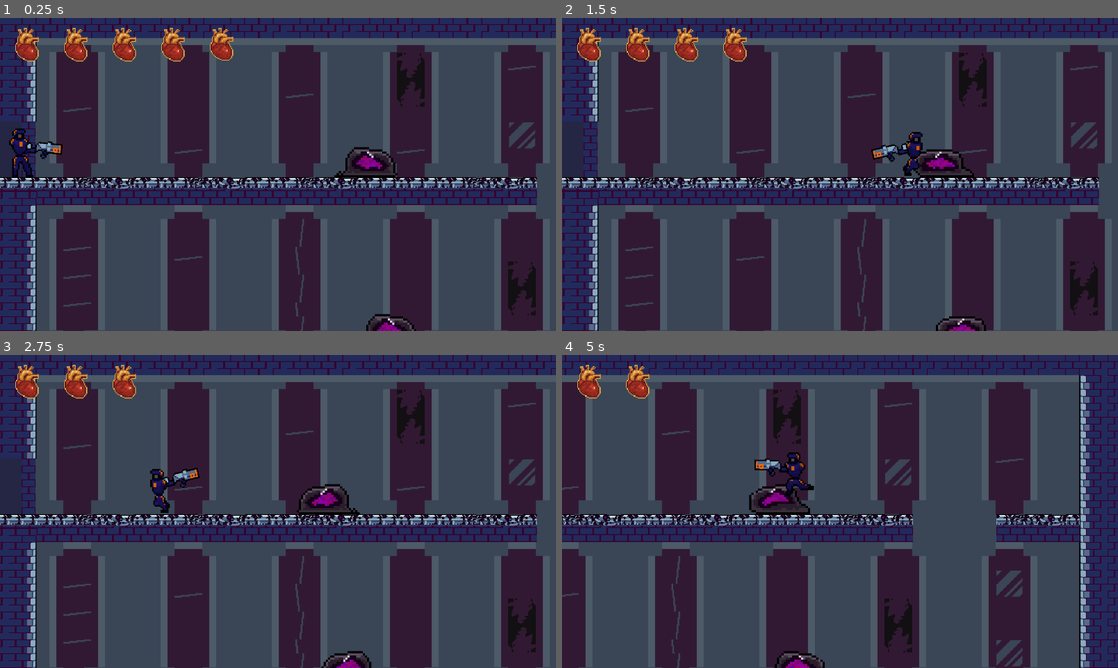
Above: before the commit, frames 1-4 (two rows, left to right).
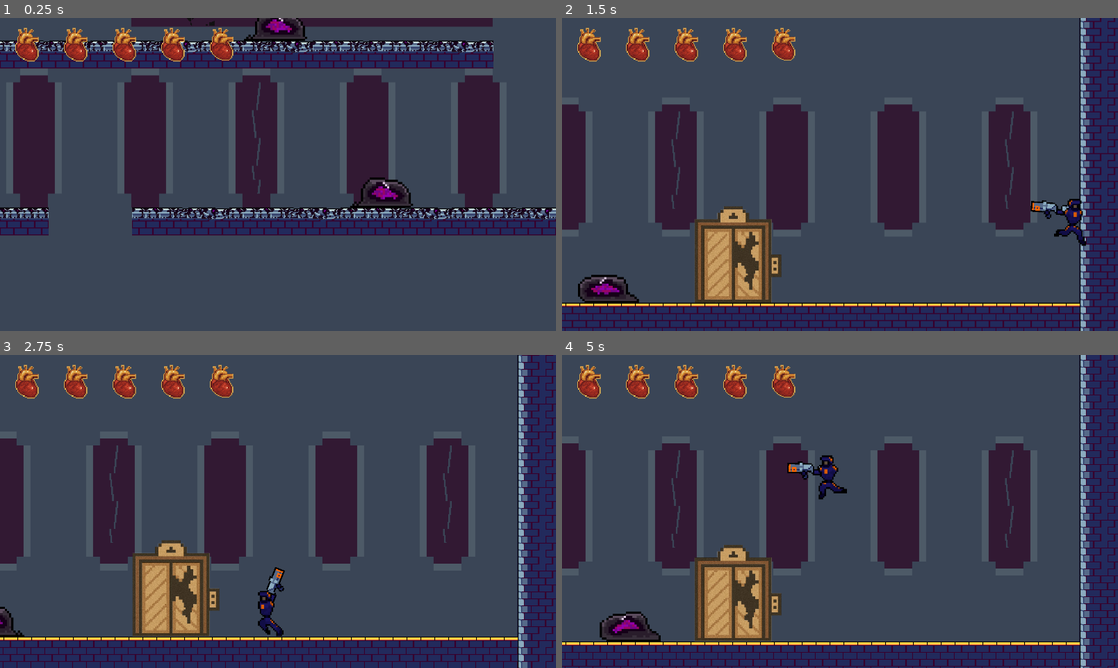
Above: after the commit, the same moments.

Repository: Shynkos/Senior-Design-Project
Game: Godot game, scene res://scenes/Levels/2ndBuildingRoom.tscn
Two runs of this game, one before a commit and one after it. Both use one fixed random seed, a clock stepped at 60 frames per second and the inputs below. This scene is started directly instead of the project's main scene.
Inputs (mouse positions are in pixels of both pictures, inside the frame that each line leads up to):
- Up to frame 1 (0.25 s): no input
- Up to frame 2 (1.5 s): tap Enter at 0.5 s; move the mouse to (962, 158) at 0.52 s; hold D (Move right) from 0.53 s (still down); click (962, 158) at 0.6 s; tap Space (Jump) at 0.77 s; move the mouse to (728, 190) at 1.27 s; tap E (Interact) at 1.35 s
- Up to frame 3 (2.75 s): tap Space (Jump) at 1.52 s; move the mouse to (333, 442) at 2.02 s; release D (Move right) at 2.03 s; hold A (Move left) from 2.03 s (still down); click (333, 442) at 2.1 s
- Up to frame 4 (5 s): move the mouse to (812, 574) at 2.77 s; release A (Move left) at 2.78 s; hold D (Move right) 2.78-4.28 s; tap E (Interact) at 2.85, 4.35 s; tap Space (Jump) at 3.02, 3.77, 4.52 s; move the mouse to (1006, 558) at 3.52 s; click (1006, 558) at 3.6 s; move the mouse to (673, 464) at 4.27 s; hold A (Move left) from 4.28 s (still down)

The runs differ from the first frame. In frame 1, 65% of the frame differs, in the area x 0-100%, y 0-100%; in frame 2, 63%; in frame 3, 64%; in frame 4, 45%.

Commit message:
audio fix

Diff:
--- a/scenes/Levels/2ndBuildingRoom.tscn
+++ b/scenes/Levels/2ndBuildingRoom.tscn
@@ -25,6 +25,7 @@
 [ext_resource type="Texture2D" uid="uid://ct8xipjn47pta" path="res://textures/BuildingTextures/Elevator.png" id="23_2guld"]
 [ext_resource type="PackedScene" uid="uid://bnsiyl4trx0gv" path="res://scenes/Components/interactive_door_area_2d.tscn" id="24_h2nlv"]
 [ext_resource type="PackedScene" uid="uid://cj5fq7otlfpul" path="res://scenes/Components/ground_enemy.tscn" id="25_h2nlv"]
+[ext_resource type="AudioStream" uid="uid://d1cxkfrtmps2n" path="res://addons/Sound/old city theme.ogg" id="26_jmjc2"]
 
 [sub_resource type="TileSetAtlasSource" id="TileSetAtlasSource_fl0jq"]
 texture = ExtResource("2_qkvcp")
@@ -1494,7 +1495,7 @@
 
 [node name="Player" parent="." instance=ExtResource("20_qkvcp")]
 visibility_layer = 3
-position = Vector2(79, -1024)
+position = Vector2(614.99994, -171.00006)
 scale = Vector2(0.4327524, 0.4327524)
 collision_mask = 5
 
@@ -1532,3 +1533,7 @@
 [node name="GroundEnemy5" parent="Node" instance=ExtResource("25_h2nlv")]
 position = Vector2(295, -67)
 walking_distance = 50
+
+[node name="Music" type="AudioStreamPlayer2D" parent="."]
+stream = ExtResource("26_jmjc2")
+autoplay = true
--- a/scenes/Levels/RoomTut.tscn
+++ b/scenes/Levels/RoomTut.tscn
@@ -13,6 +13,7 @@
 [ext_resource type="Texture2D" uid="uid://dlvi85niyfv5" path="res://textures/graffiti-shoot_scaled_6x.png" id="9_pyvot"]
 [ext_resource type="Texture2D" uid="uid://ccfpnnca1qbck" path="res://textures/graffiti-jump_scaled_6x.png" id="10_hvrc8"]
 [ext_resource type="PackedScene" uid="uid://bjn3fcosvp4qc" path="res://scenes/Components/door_area_2d.tscn" id="13_delrd"]
+[ext_resource type="AudioStream" uid="uid://d1cxkfrtmps2n" path="res://addons/Sound/old city theme.ogg" id="14_pyvot"]
 
 [sub_resource type="TileSetAtlasSource" id="TileSetAtlasSource_qxoeh"]
 texture = ExtResource("1_g628i")
@@ -2193,3 +2194,5 @@
 shape = SubResource("RectangleShape2D_pyvot")
 
 [node name="Music" type="AudioStreamPlayer2D" parent="."]
+stream = ExtResource("14_pyvot")
+autoplay = true
--- a/scenes/Levels/RoomTwo.tscn
+++ b/scenes/Levels/RoomTwo.tscn
@@ -18,6 +18,7 @@
 [ext_resource type="Script" uid="uid://bk1fe0lmeejyy" path="res://scenes/Components/camera_2d.gd" id="12_7jivy"]
 [ext_resource type="Texture2D" uid="uid://cr31j3g81hyx0" path="res://textures/graffiti-e_scaled_6x.png" id="17_87ybm"]
 [ext_resource type="PackedScene" uid="uid://bjn3fcosvp4qc" path="res://scenes/Components/door_area_2d.tscn" id="17_ap2h7"]
+[ext_resource type="AudioStream" uid="uid://d1cxkfrtmps2n" path="res://addons/Sound/old city theme.ogg" id="19_wpdr0"]
 
 [sub_resource type="TileSetAtlasSource" id="TileSetAtlasSource_wpdr0"]
 texture = ExtResource("3_g51ub")
@@ -1601,6 +1602,8 @@
 shape = SubResource("RectangleShape2D_87ybm")
 
 [node name="Music" type="AudioStreamPlayer2D" parent="."]
+stream = ExtResource("19_wpdr0")
+autoplay = true
 
 [editable path="ButtonPuzzle/PurpleSwitch"]
 [editable path="ButtonPuzzle/BlueSwitch"]
--- a/scenes/Levels/StairRoom.tscn
+++ b/scenes/Levels/StairRoom.tscn
@@ -22,6 +22,7 @@
 [ext_resource type="PackedScene" uid="uid://bjn3fcosvp4qc" path="res://scenes/Components/door_area_2d.tscn" id="22_j4vua"]
 [ext_resource type="PackedScene" uid="uid://cj5fq7otlfpul" path="res://scenes/Components/ground_enemy.tscn" id="23_mc6dm"]
 [ext_resource type="PackedScene" uid="uid://cesp8xbn0fvnx" path="res://scenes/Characters/player.tscn" id="24_3xs6v"]
+[ext_resource type="AudioStream" uid="uid://d1cxkfrtmps2n" path="res://addons/Sound/old city theme.ogg" id="24_yus81"]
 [ext_resource type="Script" uid="uid://bk1fe0lmeejyy" path="res://scenes/Components/camera_2d.gd" id="25_yus81"]
 
 [sub_resource type="TileSetAtlasSource" id="TileSetAtlasSource_l813b"]
@@ -1216,3 +1217,5 @@
 walking_distance = 70
 
 [node name="Music" type="AudioStreamPlayer2D" parent="."]
+stream = ExtResource("24_yus81")
+autoplay = true
Not shown, added: addons/Sound/old city theme.ogg.import
Not shown: 1 places in scenes/Levels/2ndBuildingRoom.tscn that only renumber resources
Not shown, changed: scenes/Levels/RoomFour.tscn
Not shown: 1 places in scenes/Levels/RoomTut.tscn that only renumber resources
Not shown: 1 places in scenes/Levels/RoomTwo.tscn that only renumber resources
Not shown: 1 places in scenes/Levels/StairRoom.tscn that only renumber resources
Not shown, added: addons/Sound/old city theme.ogg
